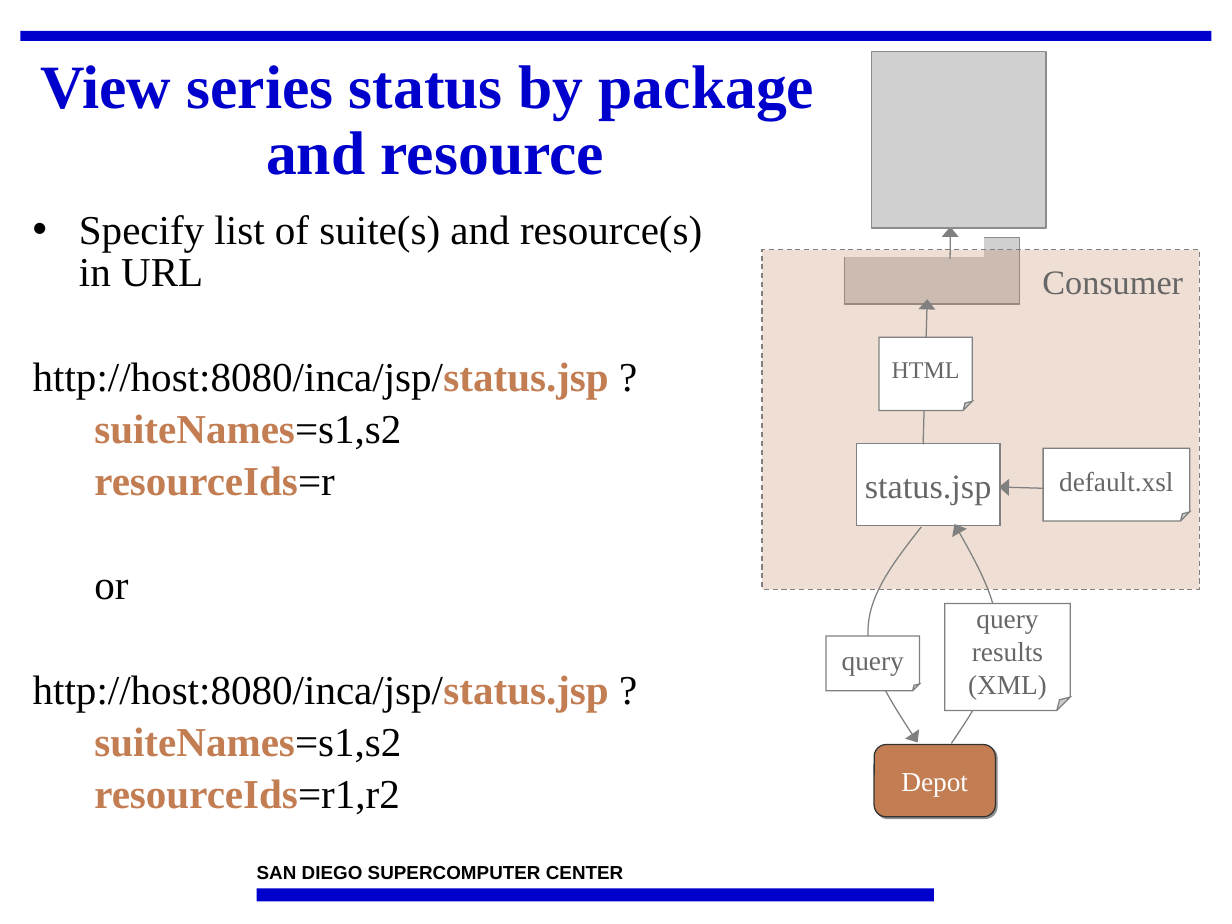
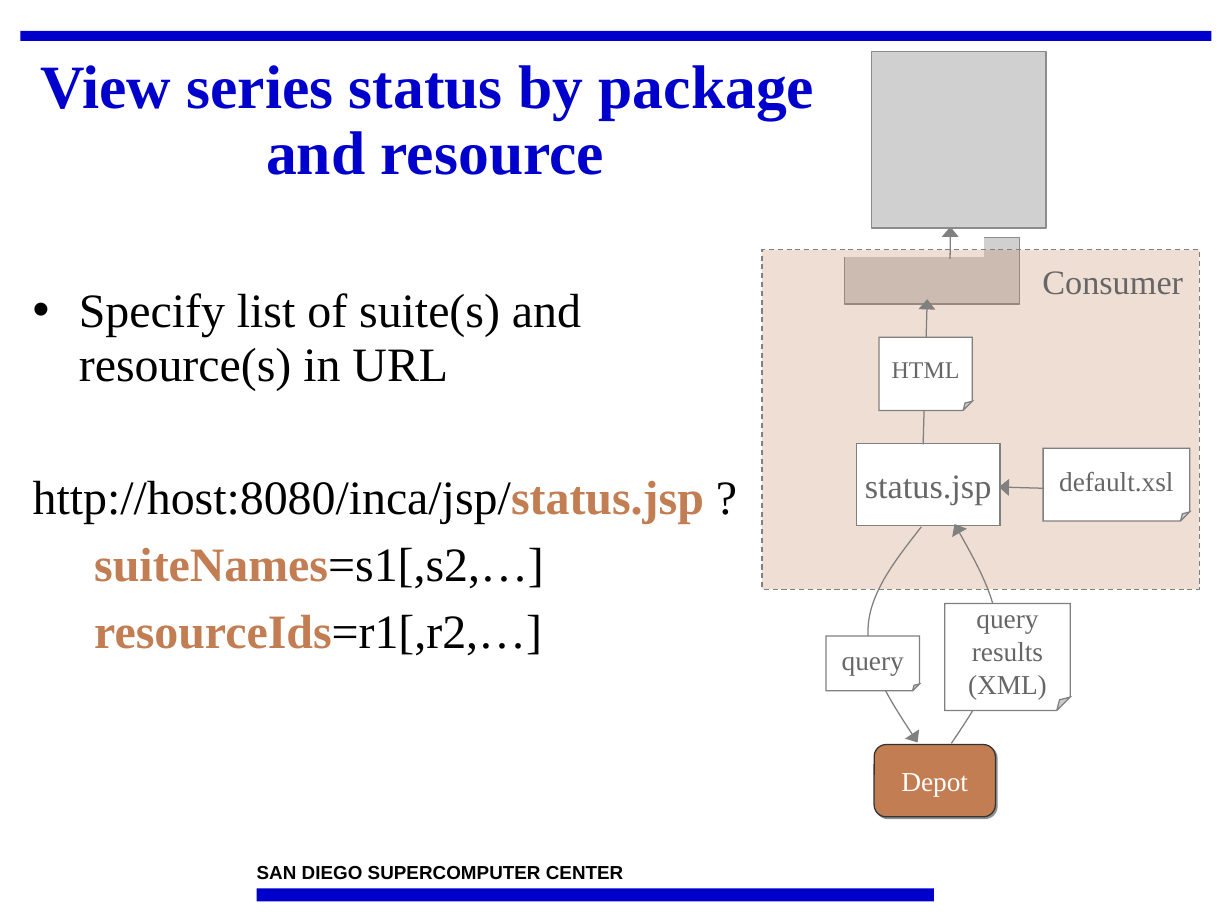
Before and after one commit to IncaProject/inca-xsede, a slide deck: slide 11 of talks/2008workshop/consumer.ppt (slide 10 before the commit). Drawn at 1232x924 pixels with LibreOffice and Linux fonts; fonts in the diff are those of the drawing; grey boxes stand for pictures; background and template pictures are left out. Boxes give left, top, right and bottom in pixels: in the first picture for what was removed or moved away, otherwise in the second. Text is boxed around its words. In the diff, an @@ line names an element or a change of style, - is before the commit and + after.

```diff
--- a/talks/2008workshop/consumer.ppt
+++ b/talks/2008workshop/consumer.ppt
@@ text "Specify list of suite(s) and ...": place and size @@
-text "Specify list of suite(s) and ..." at [33,215,702,814]
+text "Specify list of suite(s) and ..." at [33,293,704,656]
@@ text at [33,293,704,524]: size 24 to 28 pt in "Specify list of suite(s) and resource(s) in ...", "http://host:8080/inca/jsp/status.jsp ?"; line spacing 0.85 to 0.95; more space between paragraphs @@
@@ text at [94,547,544,656]: text changed; size 24 to 28 pt @@
-  suiteNames=s1,s2
-  resourceIds=r
-  or
-http://host:8080/inca/jsp/status.jsp ?
-  suiteNames=s1,s2
-  resourceIds=r1,r2
+  suiteNames=s1[,s2,…]
+  resourceIds=r1[,r2,…]
```
Also in this commit, not shown: 11 other slides changed, 1 slide removed.
